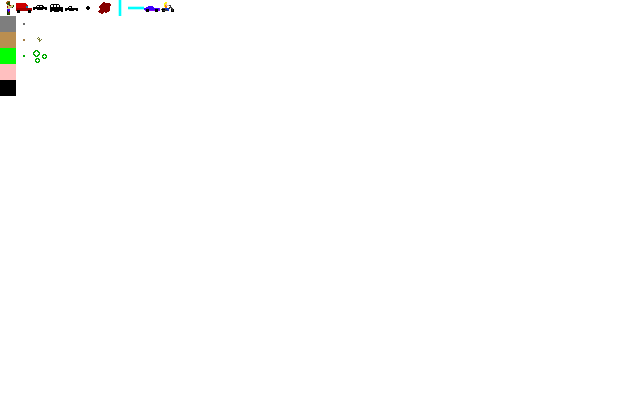
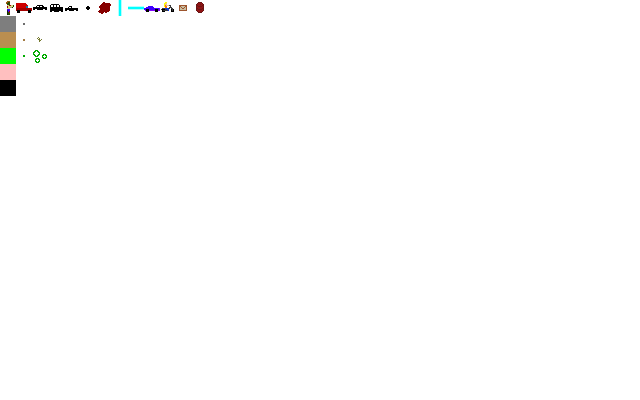
Two versions of the same layered image (w=640, h=400). Layer-by-layer changes:
added layer "letter" above "dirt-bg copy" over 179, 5, 187, 11
added layer "dirt-bg copy" above "dirt-bg" over 196, 2, 204, 13
